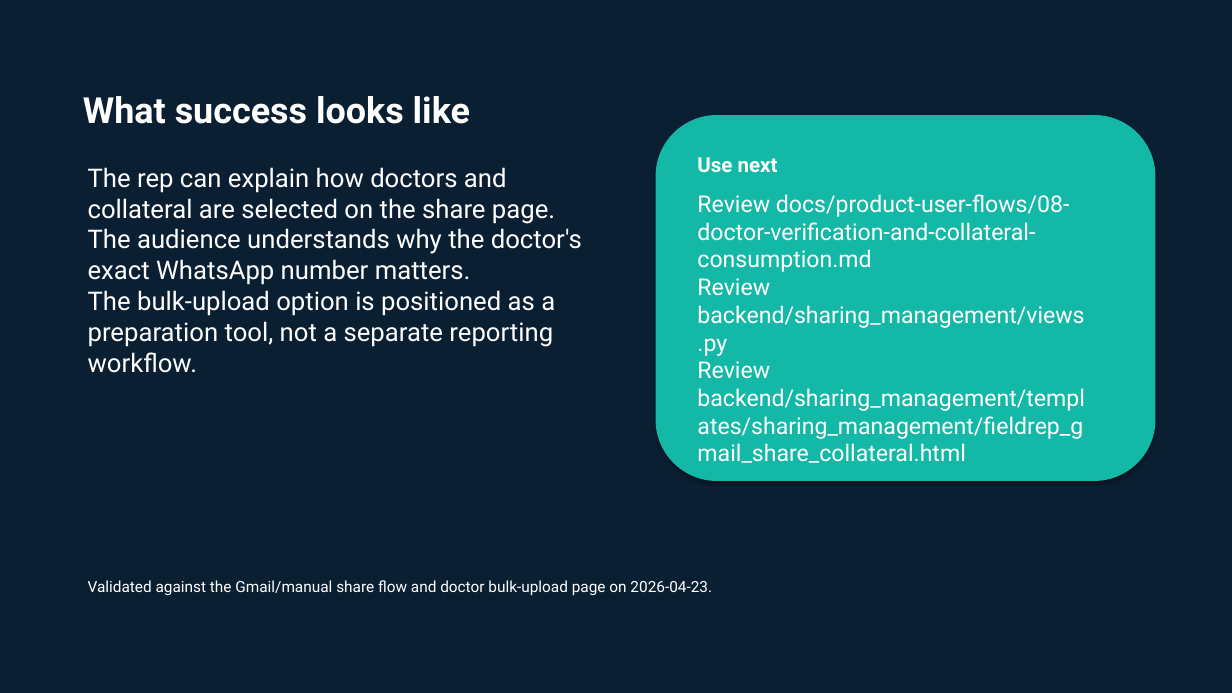
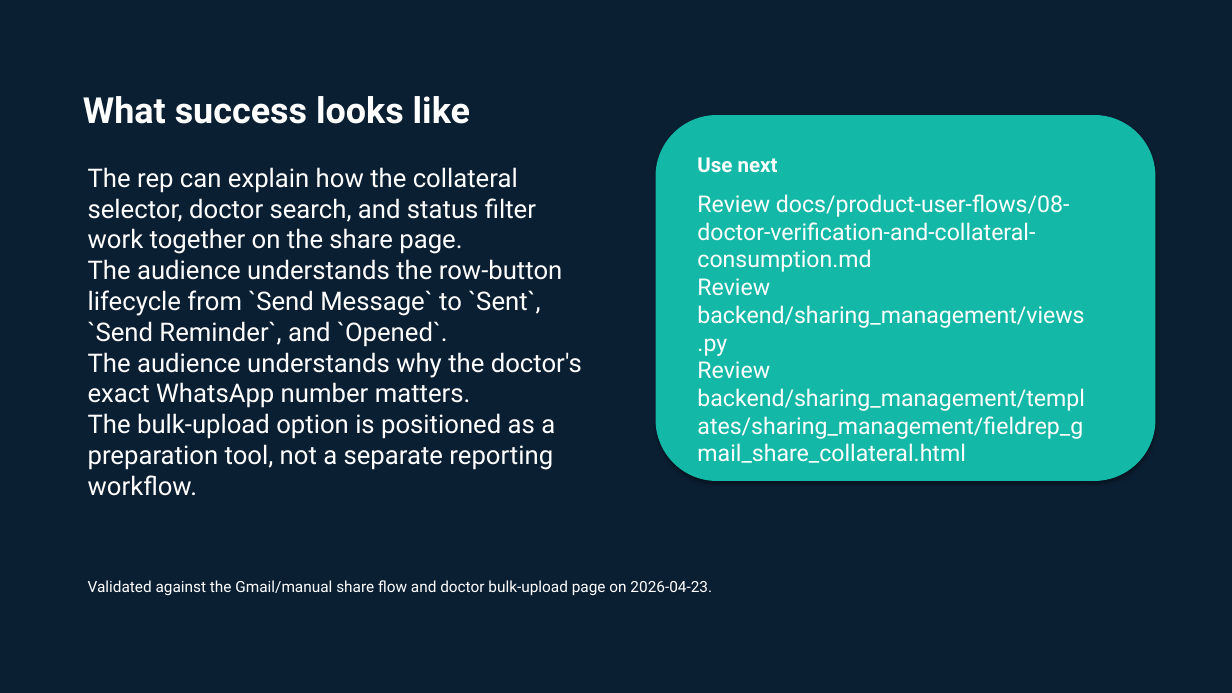
Before and after one commit to admin-masters/inclinic-education-system, a slide deck: slide 9 of output/doc/user-flow-decks/07-field-rep-sharing-and-doctor-bulk-upload.pptx (slide 8 before the commit). Drawn at 1232x693 pixels with LibreOffice and Linux fonts; fonts in the diff are those of the drawing. Boxes give left, top, right and bottom in pixels: in the first picture for what was removed or moved away, otherwise in the second. Text is boxed around its words. In the diff, an @@ line names an element or a change of style, - is before the commit and + after.

Commit message:
refresh field rep reminder workflow docs

```diff
--- a/output/doc/user-flow-decks/07-field-rep-sharing-and-doctor-bulk-upload.pptx
+++ b/output/doc/user-flow-decks/07-field-rep-sharing-and-doctor-bulk-upload.pptx
@@ text at [88,167,563,347]: text changed @@
-The rep can explain how doctors and collateral are selected on the share page.
+The rep can explain how the collateral selector, doctor search, and status filter work together on the share page.
+The audience understands the row-button lifecycle from `Send Message` to `Sent`, `Send Reminder`, and `Opened`.
```
Also in this commit, not shown: 7 other slides changed, 1 slide added, 11 other files.
